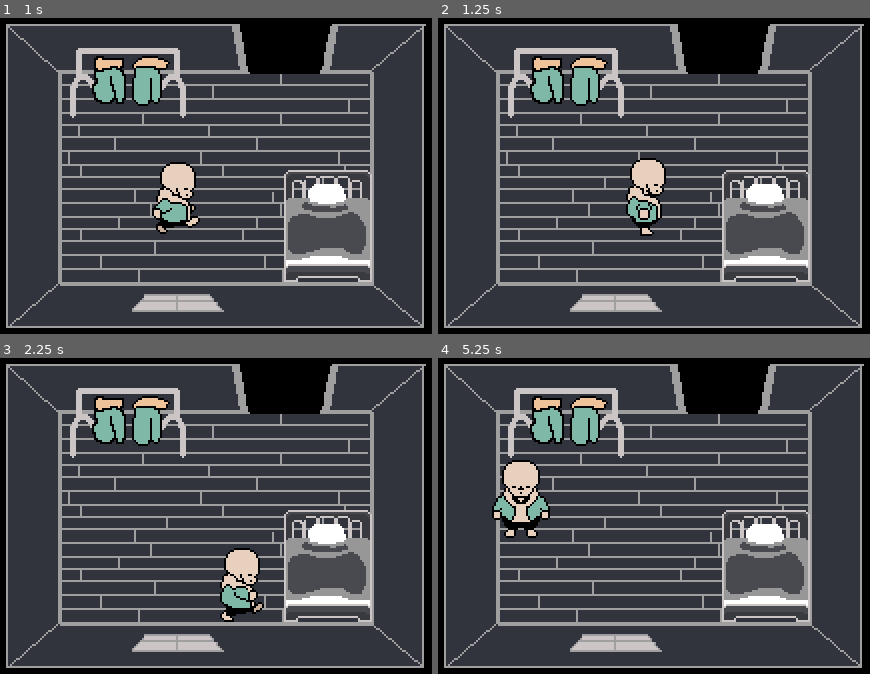
Above: before the commit, frames 1-4 (two rows, left to right).
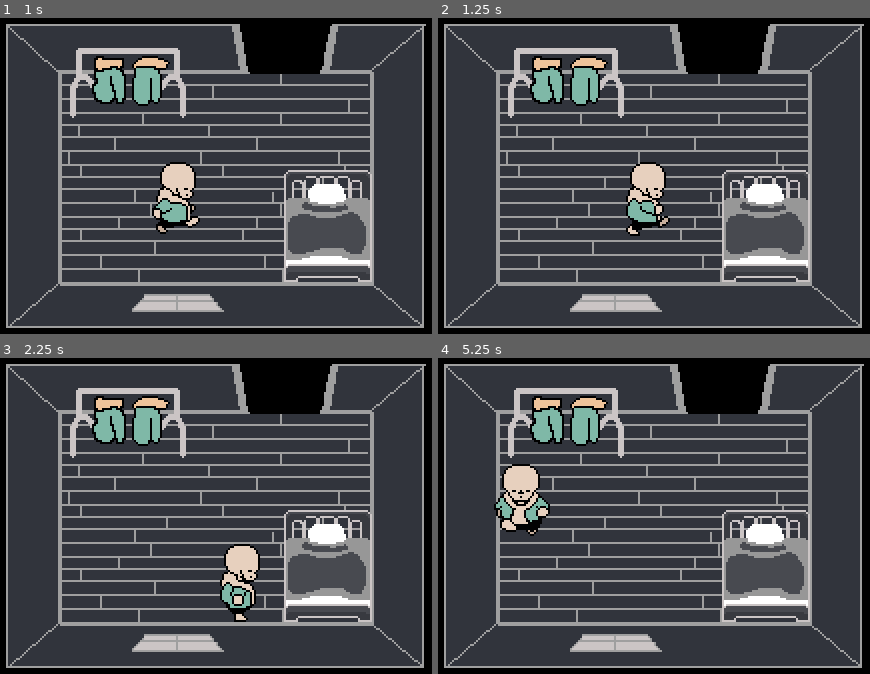
Above: after the commit, the same moments.

Repository: jfraser03/bone-story
Game: Godot game, scene res://TestRoom.tscn
Same seed, same stepped clock (60 frames per second), same inputs: the game is played once before the commit and once after it.
Inputs:
- Up to frame 1 (1 s): tap Enter at 0.5 s; hold Right (ui_right) from 0.53 s (still down); tap Space (ui_select) at 0.6, 0.77 s
- Up to frame 2 (1.25 s): keep holding Right (ui_right); tap Space (ui_select) at 1.07 s
- Up to frame 3 (2.25 s): release Right (ui_right) at 1.28 s; hold Down (ui_down) 1.28-2.03 s; tap Space (ui_select) at 1.35, 1.52, 1.82, 2.1 s; hold Right (ui_right) from 2.03 s (still down)
- Up to frame 4 (5.25 s): release Right (ui_right) at 2.78 s; hold Up (ui_up) 2.78-3.53 s; tap Space (ui_select) at 2.85, 3.02, 3.32, 3.6, 3.77, 4.07, 4.35, 4.52, 4.82, 5.1 s; hold Left (ui_left) 3.53-5.03 s; hold Down (ui_down) from 5.03 s (still down)

Frame 1 is identical in both runs. In frame 2, 0.8% of the frame differs, in the area x 43-54%, y 44-69%; in frame 3, 0.8%; in frame 4, 1.0%, in the area x 12-26%, y 32-57%.

Commit message:
Interaction system roughed in

Diff:
--- a/Bonesly.tscn
+++ b/Bonesly.tscn
@@ -1,14 +1,19 @@
-[gd_scene load_steps=7 format=3 uid="uid://dycad4hhqtdi4"]
+[gd_scene load_steps=9 format=3 uid="uid://dycad4hhqtdi4"]
 
 [ext_resource type="Script" path="res://bonesly.gd" id="1_3ocrv"]
 [ext_resource type="SpriteFrames" uid="uid://dkqxhk3y8bxf2" path="res://bonesly_animation_sheet.tres" id="2_5d2um"]
 [ext_resource type="Script" path="res://state_machine.gd" id="3_g5f4i"]
 [ext_resource type="Script" path="res://idle_state.gd" id="4_jggm7"]
 [ext_resource type="Script" path="res://walk_state.gd" id="5_rn3g8"]
+[ext_resource type="Script" path="res://interact_area.gd" id="6_34ow5"]
 
 [sub_resource type="CapsuleShape2D" id="CapsuleShape2D_puhw6"]
 radius = 7.0
 height = 20.0
+
+[sub_resource type="CapsuleShape2D" id="CapsuleShape2D_ssfle"]
+radius = 6.0
+height = 14.0
 
 [node name="Bonesly" type="CharacterBody2D"]
 script = ExtResource("1_3ocrv")
@@ -17,22 +22,31 @@
 texture_filter = 1
 texture_repeat = 1
 sprite_frames = ExtResource("2_5d2um")
-animation = &"walk_down_left"
-frame = 2
-frame_progress = 0.529204
+animation = &"idle_down_left"
 
 [node name="CollisionShape2D" type="CollisionShape2D" parent="."]
 position = Vector2(-4.54747e-13, 12)
 rotation = 1.5708
 shape = SubResource("CapsuleShape2D_puhw6")
 
-[node name="StateMachine" type="Node" parent="." node_paths=PackedStringArray("Sprite", "Actor")]
+[node name="StateMachine" type="Node" parent="." node_paths=PackedStringArray("Sprite", "Actor", "interactArea")]
 script = ExtResource("3_g5f4i")
 Sprite = NodePath("../AnimatedSprite2D")
 Actor = NodePath("..")
+interactArea = NodePath("../InteractArea")
 
 [node name="Idle" type="Node" parent="StateMachine"]
 script = ExtResource("4_jggm7")
 
 [node name="Walk" type="Node" parent="StateMachine"]
 script = ExtResource("5_rn3g8")
+
+[node name="InteractArea" type="Area2D" parent="."]
+script = ExtResource("6_34ow5")
+
+[node name="CollisionShape2D" type="CollisionShape2D" parent="InteractArea"]
+position = Vector2(2.08165e-12, 2.08165e-12)
+shape = SubResource("CapsuleShape2D_ssfle")
+
+[connection signal="body_entered" from="InteractArea" to="." method="_on_interact_area_body_entered"]
+[connection signal="body_exited" from="InteractArea" to="." method="_on_interact_area_body_exited"]
--- a/TestRoom.tscn
+++ b/TestRoom.tscn
@@ -5,11 +5,11 @@
 [ext_resource type="Texture2D" uid="uid://cro21481xjvfd" path="res://bonesly-prototype-room.png" id="2_67kpo"]
 [ext_resource type="Texture2D" uid="uid://i2rdccate2e7" path="res://placeholder-bed.png" id="4_g6slu"]
 
+[sub_resource type="RectangleShape2D" id="RectangleShape2D_kht6q"]
+size = Vector2(44, 39)
+
 [sub_resource type="RectangleShape2D" id="RectangleShape2D_jjusf"]
 size = Vector2(59, 34)
-
-[sub_resource type="RectangleShape2D" id="RectangleShape2D_kht6q"]
-size = Vector2(44, 39)
 
 [node name="TestRoom" type="Node2D"]
 
@@ -25,10 +25,6 @@
 [node name="Bonesly-prototype-room" type="Sprite2D" parent="Walls"]
 texture_filter = 1
 texture = ExtResource("2_67kpo")
-
-[node name="CollisionShape2D" type="CollisionShape2D" parent="Walls"]
-position = Vector2(-45.5, -48)
-shape = SubResource("RectangleShape2D_jjusf")
 
 [node name="CollisionPolygon2D" type="CollisionPolygon2D" parent="Walls"]
 polygon = PackedVector2Array(-80, -52, 15, -53, 10, -77, -107, -77, -107, 76, 102, 75, 102, -77, 55, -76, 50, -53, 75, -52, 76, 51, -79, 51)
@@ -49,3 +45,9 @@
 [node name="CollisionShape2D" type="CollisionShape2D" parent="Bed"]
 position = Vector2(0, 2.5)
 shape = SubResource("RectangleShape2D_kht6q")
+
+[node name="Hanger" type="StaticBody2D" parent="."]
+
+[node name="CollisionShape2D" type="CollisionShape2D" parent="Hanger"]
+position = Vector2(114.5, 42)
+shape = SubResource("RectangleShape2D_jjusf")
--- a/bonesly.gd
+++ b/bonesly.gd
@@ -1,4 +1,5 @@
 extends CharacterBody2D
+class_name Bonesly
 
 
 @export var MAX_SPEED = 65.0
@@ -6,11 +7,29 @@
 @export var FRICTION = 2000
 var input = Vector2.ZERO
 
+@onready var interactArea = $InteractArea
+var interactables = []
+
 
 func _physics_process(delta):
 	input.x = Input.get_axis('ui_left', 'ui_right')
 	input.y = Input.get_axis('ui_up', 'ui_down')
 	input = input.normalized()
-	print(input)
 
 	var colliding = move_and_slide()
+	if Input.is_action_just_pressed("ui_select"): interact_test()
+
+
+# Code to be put into the StateMachine as an "interacting" state (where can't move until textbox is finished)
+func interact_test():
+	if interactables != []:
+		print("Bonesly really likes this ", interactables[0].name)
+
+
+func _on_interact_area_body_entered(body):
+	if body != self:
+		interactables.append(body)
+
+func _on_interact_area_body_exited(body):
+	if interactables.has(body):
+		interactables.erase(body)
--- a/idle_state.gd
+++ b/idle_state.gd
@@ -5,7 +5,6 @@
 
 func _enter_state():
 	play_animation.emit('idle')
-	print("Idle State entered")
 
 func _physics_update(delta, Actor):
 	if Actor.input == Vector2.ZERO:
--- /dev/null
+++ b/interact_area.gd
@@ -0,0 +1,22 @@
+extends Area2D
+
+
+var positions = {
+	"down": {"position": Vector2(0, 26), "rotation": 0},
+	"down_right": {"position": Vector2(10, 22), "rotation": -45},
+	"right": {"position": Vector2(16, 12), "rotation": 90},
+	"up_right": {"position": Vector2(10, 0), "rotation": -135},
+	"up": {"position": Vector2(0, 0), "rotation": -180},
+	"up_left": {"position": Vector2(-12, 0), "rotation": -225},
+	"left": {"position": Vector2(-18, 12), "rotation": -270},
+	"down_left": {"position": Vector2(-12, 22), "rotation": -315}
+}
+
+var interact_position:
+	set(value):
+		set_interact_position(value)
+
+func set_interact_position(value: String):
+	if positions.has(value):
+		self.position = positions[value]["position"]
+		self.rotation = positions[value]["rotation"]
--- a/state.gd
+++ b/state.gd
@@ -3,6 +3,7 @@
 
 signal play_animation(state)
 signal change_state(state)
+signal direction_change(direction : String)
 
 func _enter_state():
 	pass
--- a/state_machine.gd
+++ b/state_machine.gd
@@ -3,6 +3,7 @@
 
 @export var Sprite : AnimatedSprite2D
 @export var Actor : CharacterBody2D
+@export var interactArea : Area2D
 
 var prev_state : State
 var current_state : State
@@ -15,6 +16,7 @@
 		states[i.name.to_lower()] = i
 		i.play_animation.connect(_play_animation)
 		i.change_state.connect(_set_state)
+		i.direction_change.connect(_on_direction_update)
 
 	if states['idle']:
 		direction = "down"
@@ -38,6 +40,7 @@
 
 func _on_direction_update(new_direction):
 	direction = new_direction
+	interactArea.interact_position = direction
 
 func _play_animation(state):
 	var animation = state + "_" + direction
--- a/walk_state.gd
+++ b/walk_state.gd
@@ -32,7 +32,7 @@
 		elif input.x < 0:
 			direction = "left"
 
-	StateMachine.direction = direction
+	direction_change.emit(direction)
 	play_animation.emit('walk')
 
 func check_x(x):
